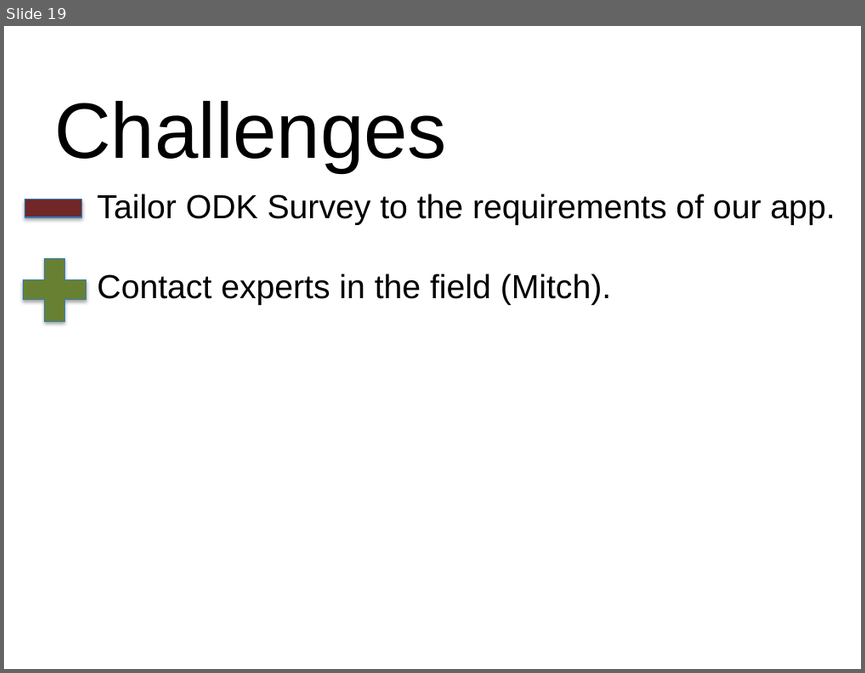
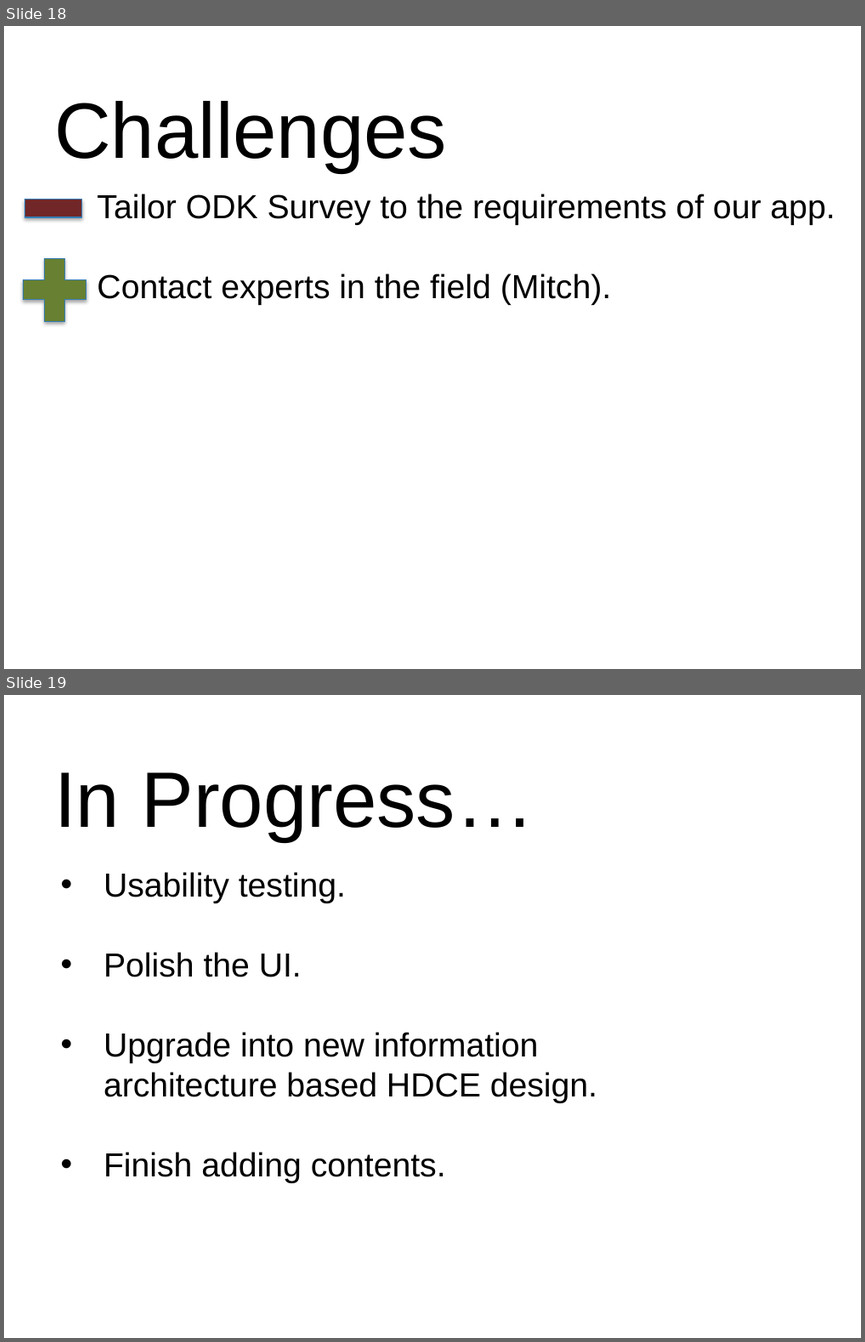
Before and after one commit to xiaoj/481web, a slide deck: presentation/Final Presentation.pptx. Shown one above the other, each under a label of ours: slide 19 before the commit, slides 18 and 19 after it. The pictures are 865x673 and 865x1342 pixels, drawn with LibreOffice and Linux fonts; fonts in the diff are those of the drawing; background and template pictures are left out. Boxes give left, top, right and bottom in pixels: in the first picture for what was removed or moved away, otherwise in the second. Text is boxed around its words. In the diff, an @@ line names an element or a change of style, - is before the commit and + after.

```diff
--- a/presentation/Final Presentation.pptx
+++ b/presentation/Final Presentation.pptx
@@ slide 19 added at (x1=4, y1=695, x2=861, y2=1338), background picture (left out) @@
@@ title added at (x1=54, y1=772, x2=534, y2=840), 66 pt, text #000000 @@
+In Progress…
@@ text added at (x1=103, y1=872, x2=597, y2=1183), 28 pt, text #000000 @@
+• Usability testing.
+• Polish the UI.
+• Upgrade into new information architecture based HDCE design.
+• Finish adding contents.
@@ what was slide 19 is now slide 18 @@
```
Also in this commit, not shown: 1 slide changed, 2 other slides added, 3 slides removed.
